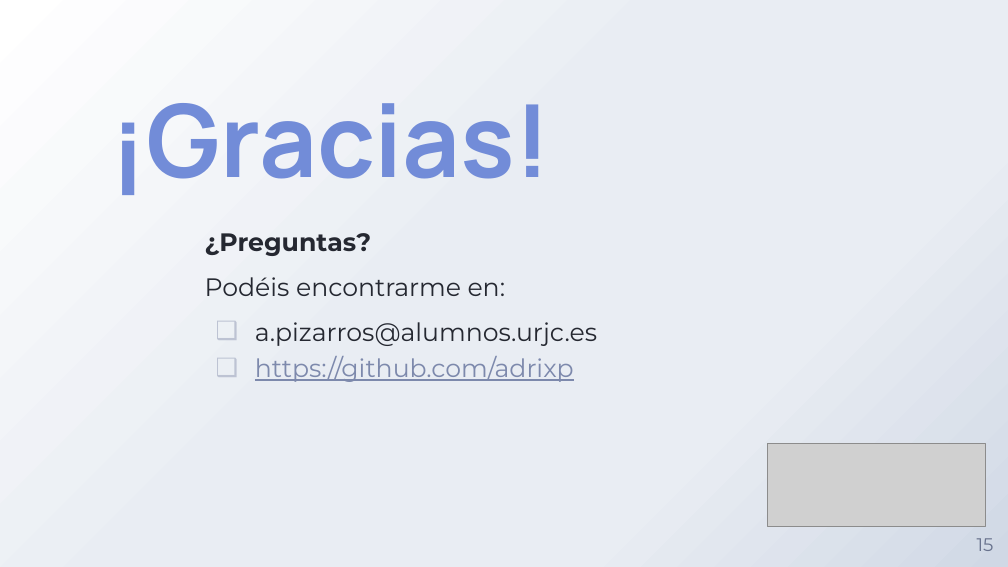
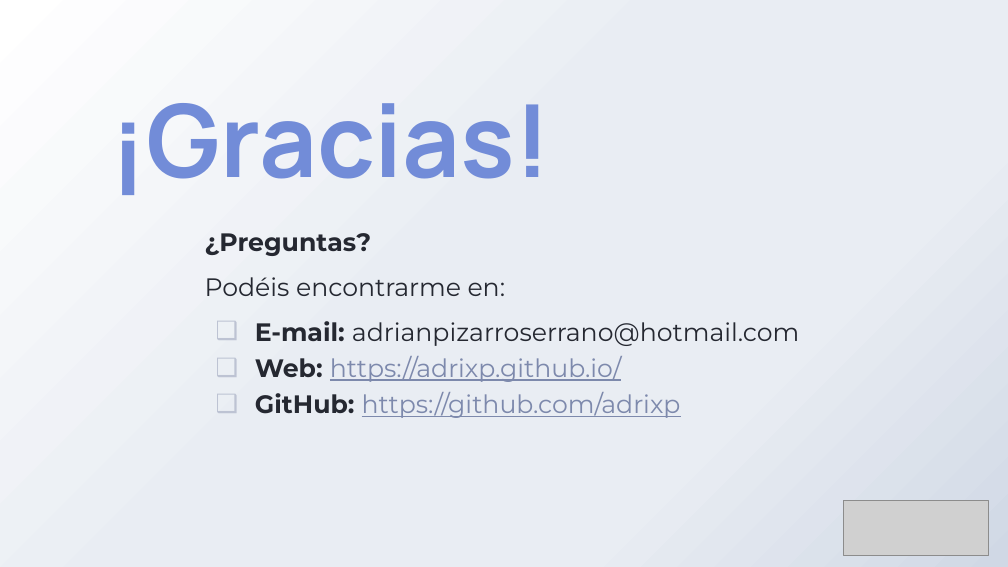
Before and after one commit to adrixp/MemoriaTFG-AdrianPizarroSerrano, a slide deck: slide 17 of PresentaciónTFG_Adrián_Pizarro_Serrano.pptx (slide 15 before the commit). Drawn at 1008x567 pixels with LibreOffice and Linux fonts; fonts in the diff are those of the drawing; grey boxes stand for pictures; background and template pictures are left out. Boxes give left, top, right and bottom in pixels: in the first picture for what was removed or moved away, otherwise in the second. Text is boxed around its words. In the diff, an @@ line names an element or a change of style, - is before the commit and + after.

```diff
--- a/PresentaciónTFG_Adrián_Pizarro_Serrano.pptx
+++ b/PresentaciónTFG_Adrián_Pizarro_Serrano.pptx
@@ subtitle at box(255, 321, 799, 418): text changed @@
-❑ a.pizarros@alumnos.urjc.es
-❑ https://github.com/adrixp
+❑ E-mail: adrianpizarroserrano@hotmail.com
+❑ Web: https://adrixp.github.io/
+❑ GitHub: https://github.com/adrixp
@@ picture: place and size @@
-picture at box(767, 444, 985, 526)
+picture at box(843, 500, 989, 555)
@@ page number removed at box(977, 538, 994, 551) @@
-15
```
Also in this commit, not shown: 13 other slides changed, 3 slides added, 1 slide removed, 1 other file.
